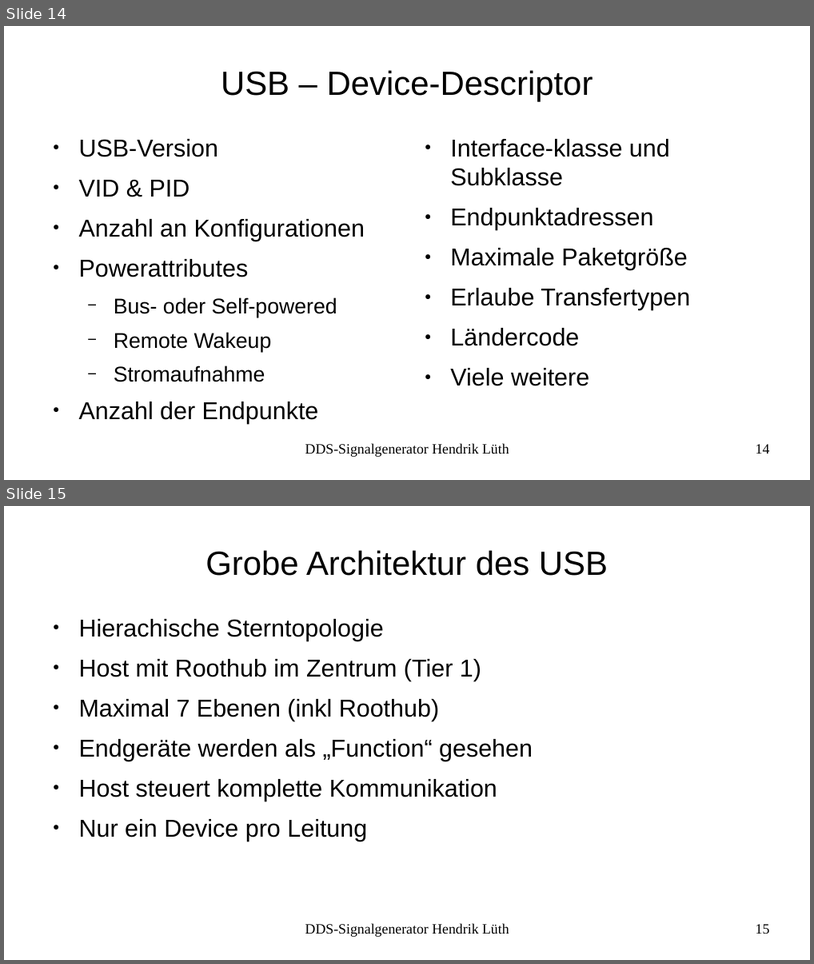
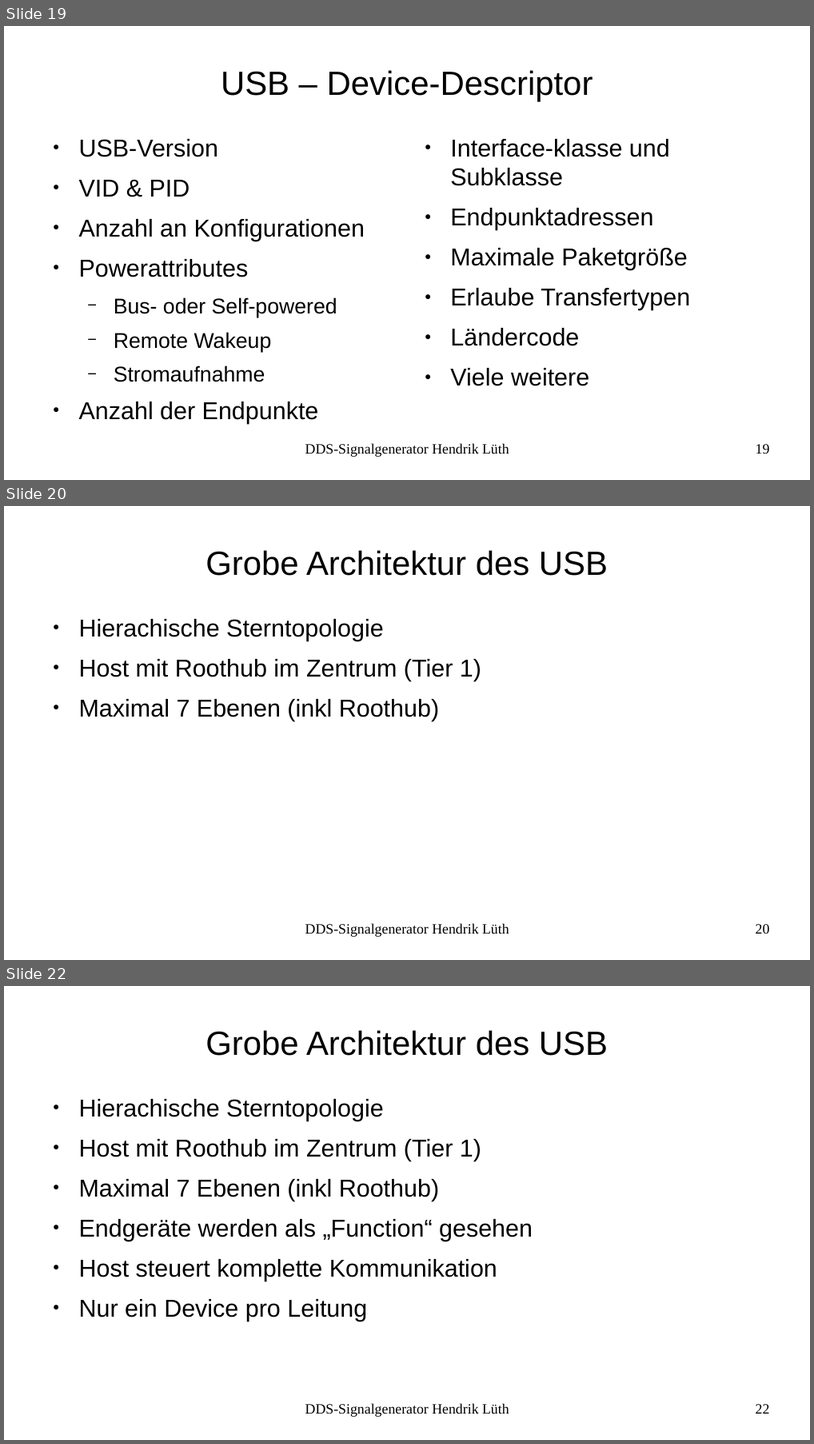
Before and after one commit to LabConnect/Signalgenerator, a slide deck: docs/Präsentation_Prüfung/Präsentation-Signalgenerator.odp. Shown one above the other, each under a label of ours: slides 14 and 15 before the commit, slides 19, 20 and 22 after it; the slides between them are not shown. The pictures are 814x964 and 814x1444 pixels, drawn with LibreOffice and Linux fonts; fonts in the diff are those of the drawing. Boxes give left, top, right and bottom in pixels: in the first picture for what was removed or moved away, otherwise in the second. Text is boxed around its words. In the diff, an @@ line names an element or a change of style, - is before the commit and + after.

```diff
--- a/docs/Präsentation_Prüfung/Präsentation-Signalgenerator.odp
+++ b/docs/Präsentation_Prüfung/Präsentation-Signalgenerator.odp
@@ slide 20 added at (4,506,810,960), background #FFFFFF @@
@@ title added at (206,550,608,576), 33 pt, text #000000 @@
+Grobe Architektur des USB
@@ text added at (79,619,482,720), 24 pt, text #000000 @@
+● Hierachische Sterntopologie
+● Host mit Roothub im Zentrum (Tier 1)
+● Maximal 7 Ebenen (inkl Roothub)
@@ text added at (306,923,510,936), 14 pt, text #000000 @@
+DDS-Signalgenerator Hendrik Lüth
@@ page number added at (756,924,770,933), 14 pt, text #000000 @@
+20
@@ what was slide 14 is now slide 19 @@
@@ page number at (756,444,770,453): text changed @@
-14
+19
@@ what was slide 15 is now slide 22 @@
@@ page number at (756,1404,770,1413): text changed @@
-15
+22
```
Also in this commit, not shown: 6 slides changed, 6 other slides added, 1 other file.
